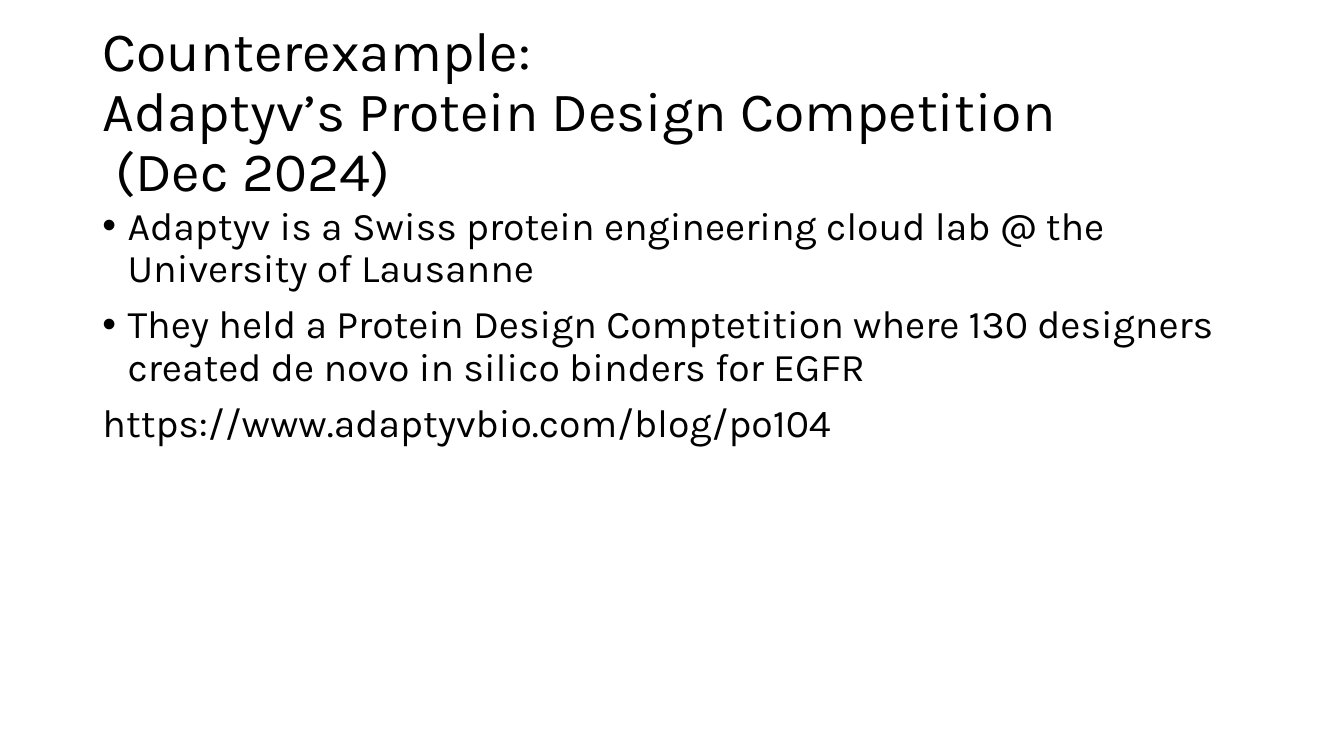
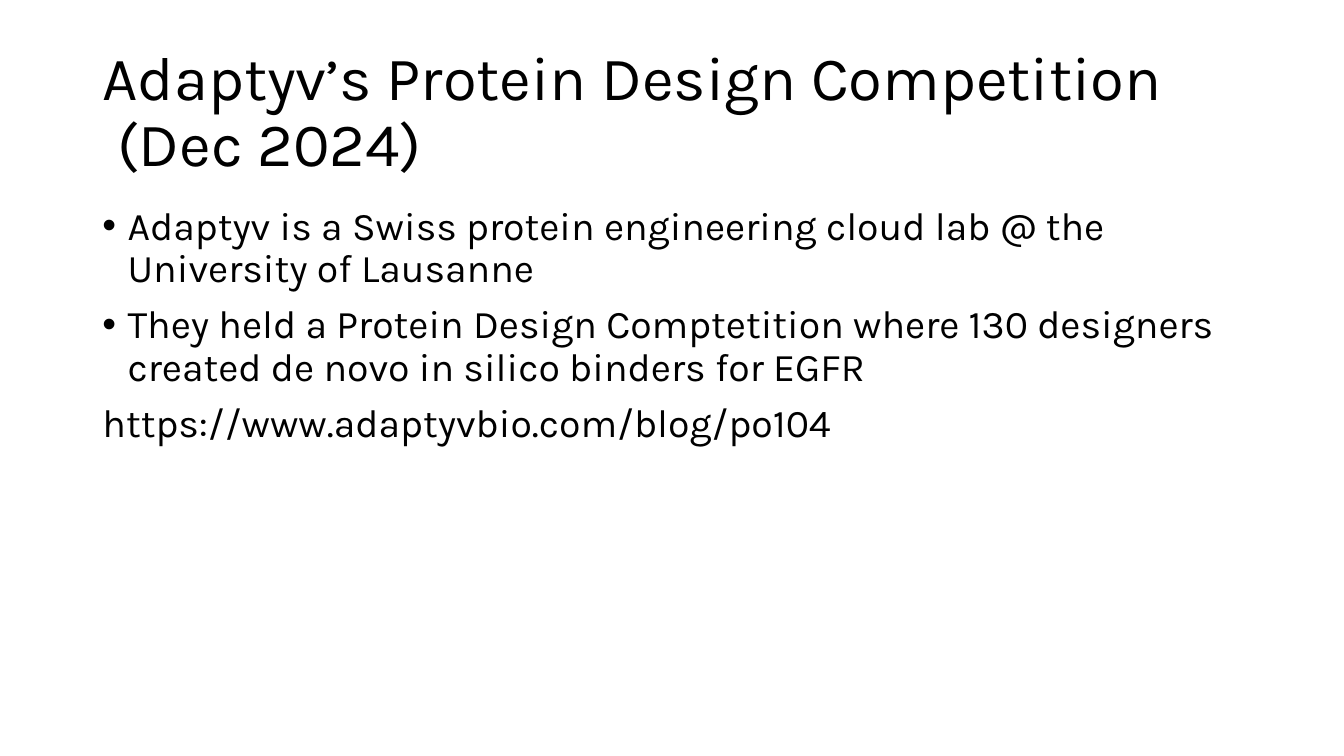
Before and after one commit to kaylertee/ActiveTargeting, a slide deck: slide 36 of Presentations/13 Feb 2026 AlphaFold Confidence Metrics.pptx (slide 35 before the commit). Drawn at 1344x756 pixels with LibreOffice and Linux fonts; fonts in the diff are those of the drawing. Boxes give left, top, right and bottom in pixels: in the first picture for what was removed or moved away, otherwise in the second. Text is boxed around its words. In the diff, an @@ line names an element or a change of style, - is before the commit and + after.

```diff
--- a/Presentations/13 Feb 2026 AlphaFold Confidence Metrics.pptx
+++ b/Presentations/13 Feb 2026 AlphaFold Confidence Metrics.pptx
@@ title at (102, 57, 1161, 173): text changed; size 39.6 to 44 pt @@
-Counterexample:
-Adaptyv’s Protein Design Competition
-(Dec 2024)
+Adaptyv’s Protein Design Competition
+(Dec 2024)
```
Also in this commit, not shown: 1 other slide changed, 1 slide added, 1 slide removed.
